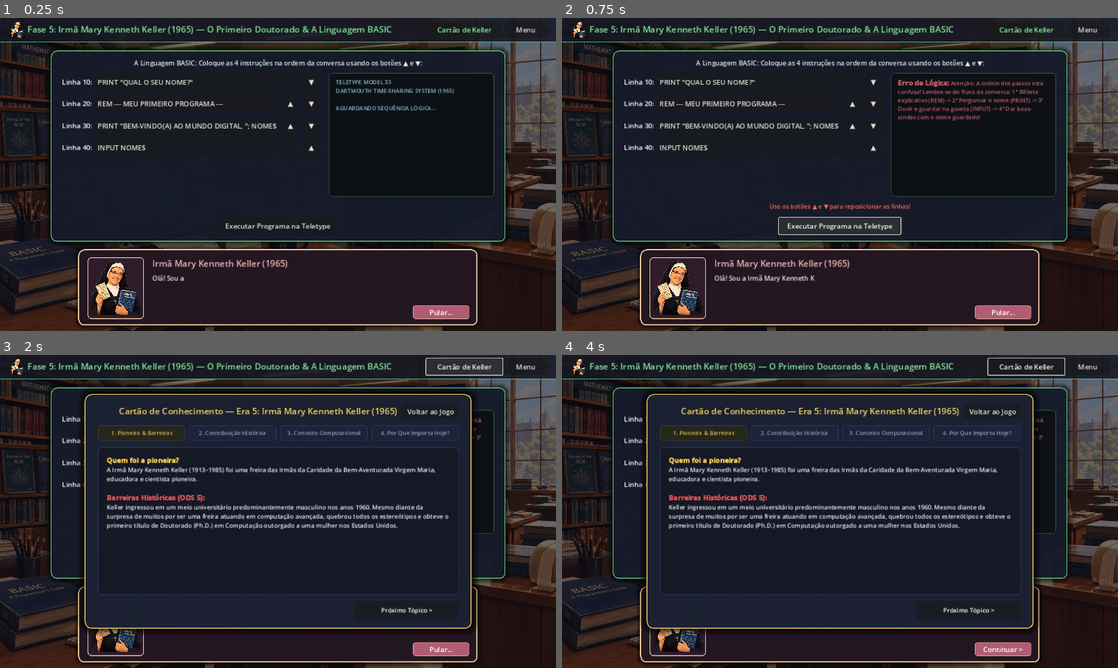
Above: before the commit, frames 1-4 (two rows, left to right).
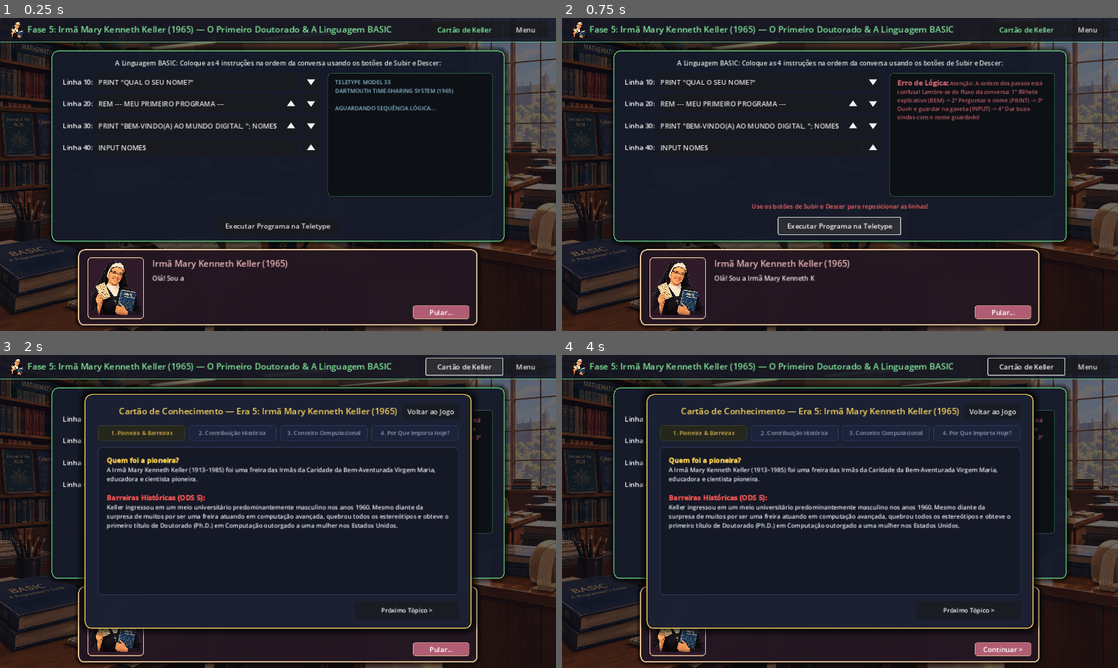
Above: after the commit, the same moments.

Repository: profthiagomendonca/Pioneiras-Alem
Game: Godot game, scene res://src/scenes/stages/stage_keller/stage_keller.tscn
Two runs of this game, one before a commit and one after it. Both use one fixed random seed, a clock stepped at 60 frames per second and the inputs below. This scene is started directly instead of the project's main scene.
Inputs (mouse positions are in pixels of both pictures, inside the frame that each line leads up to):
- Up to frame 1 (0.25 s): no input
- Up to frame 2 (0.75 s): click "Executar Programa na Teletype" at 0.5 s
- Up to frame 3 (2 s): click "Cartão de Keller" at 1.25 s
- Up to frame 4 (4 s): click "PRINT 'QUAL O SEU NOME?'" at 2 s; click (873, 420) at 2.75 s, where only the run before the commit has a clickable "▼"; click (873, 420) at 3.52 s

The runs differ from the first frame. In frame 1, 3.0% of the frame differs, in the area x 9-91%, y 10-72%; in frame 2, 3.8%; in frame 3, 0.7%; in frame 4, 0.7%.

Commit message:
fix(keller): substituir simbolos unicode das setas por icones vetoriais SVG dedicados

Diff:
--- /dev/null
+++ b/src/assets/textures/icons/icon_arrow_down.svg
@@ -0,0 +1,3 @@
+<svg xmlns="http://www.w3.org/2000/svg" viewBox="0 0 32 32" width="32" height="32">
+  <path d="M16 24 L6 10 L26 10 Z" fill="#f0f4f8"/>
+</svg>
--- /dev/null
+++ b/src/assets/textures/icons/icon_arrow_up.svg
@@ -0,0 +1,3 @@
+<svg xmlns="http://www.w3.org/2000/svg" viewBox="0 0 32 32" width="32" height="32">
+  <path d="M16 8 L6 22 L26 22 Z" fill="#f0f4f8"/>
+</svg>
--- a/src/scenes/stages/stage_keller/stage_keller.gd
+++ b/src/scenes/stages/stage_keller/stage_keller.gd
@@ -13,6 +13,8 @@
 @onready var btn_submit_name: Button = %BtnSubmitName
 
 var card_texture = preload("res://src/assets/textures/icons/Cartao_perfurado.png")
+var icon_arrow_up = preload("res://src/assets/textures/icons/icon_arrow_up.svg")
+var icon_arrow_down = preload("res://src/assets/textures/icons/icon_arrow_down.svg")
 var synthesis_modal_scene = preload("res://src/scenes/stages/stage_synthesis_modal.tscn")
 var synthesis_modal: PanelContainer = null
 var start_time: float = 0.0
@@ -140,15 +142,19 @@
 
 		if i > 0:
 			var btn_up = Button.new()
-			btn_up.custom_minimum_size = Vector2(40, 36)
-			btn_up.text = "▲"
+			btn_up.custom_minimum_size = Vector2(38, 38)
+			btn_up.icon = icon_arrow_up
+			btn_up.expand_icon = true
+			btn_up.tooltip_text = "Mover linha para cima"
 			btn_up.pressed.connect(_move_line.bind(i, -1))
 			hbox.add_child(btn_up)
 
 		if i < current_order.size() - 1:
 			var btn_down = Button.new()
-			btn_down.custom_minimum_size = Vector2(40, 36)
-			btn_down.text = "▼"
+			btn_down.custom_minimum_size = Vector2(38, 38)
+			btn_down.icon = icon_arrow_down
+			btn_down.expand_icon = true
+			btn_down.tooltip_text = "Mover linha para baixo"
 			btn_down.pressed.connect(_move_line.bind(i, 1))
 			hbox.add_child(btn_down)
 
@@ -202,7 +208,7 @@
 			diagnostic += "Lembre-se do fluxo da conversa: 1º Bilhete explicativo (REM) -> 2º Perguntar o nome (PRINT) -> 3º Ouvir e guardar na gaveta (INPUT) -> 4º Dar boas-vindas com o nome guardado!"
 
 		terminal_output.text = "[color=#bf616a][b]Erro de Lógica:[/b] " + diagnostic + "[/color]"
-		label_status.text = "Use os botões ▲ e ▼ para reposicionar as linhas!"
+		label_status.text = "Use os botões de Subir e Descer para reposicionar as linhas!"
 		label_status.modulate = Color(1.0, 0.4, 0.4)
 
 func _on_name_submitted(user_name: String) -> void:
--- a/src/scenes/stages/stage_keller/stage_keller.tscn
+++ b/src/scenes/stages/stage_keller/stage_keller.tscn
@@ -133,7 +133,7 @@
 layout_mode = 2
 theme_override_colors/font_color = Color(0.88, 0.94, 0.9, 1)
 theme_override_font_sizes/font_size = 15
-text = "A Linguagem BASIC: Coloque as 4 instruções na ordem da conversa usando os botões ▲ e ▼:"
+text = "A Linguagem BASIC: Coloque as 4 instruções na ordem da conversa usando os botões de Subir e Descer:"
 horizontal_alignment = 1
 
 [node name="HBoxEditor" type="HBoxContainer" parent="MainPanel/Margin/VBox"]
Not shown, added: src/assets/textures/icons/icon_arrow_down.svg.import
Not shown, added: src/assets/textures/icons/icon_arrow_up.svg.import
Not shown, changed: web_build/index.html
Not shown, changed: web_build/index.pck
